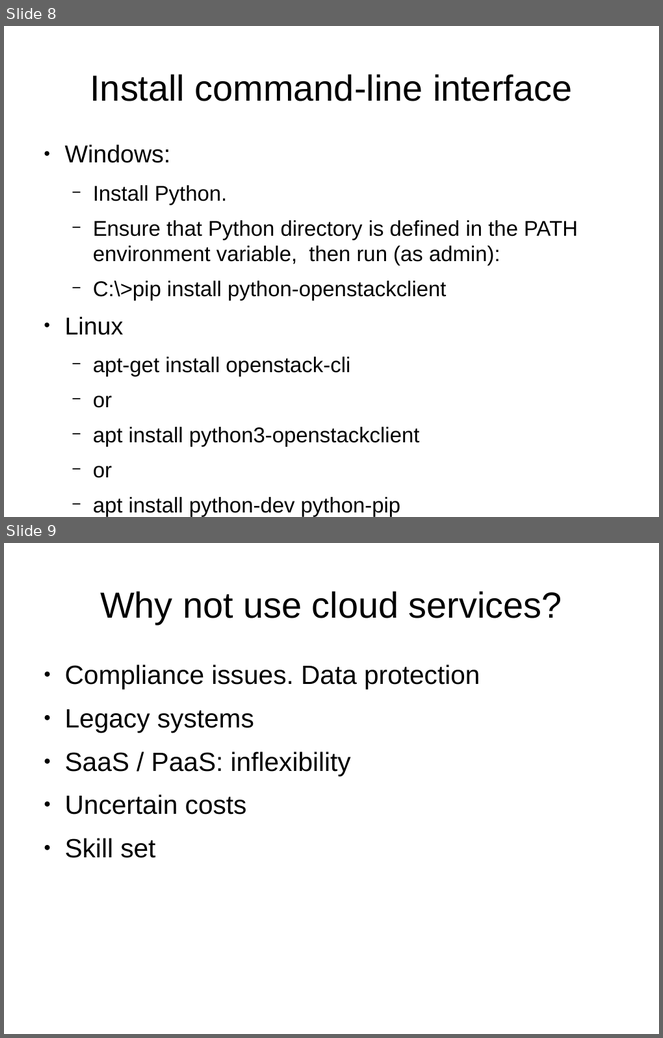
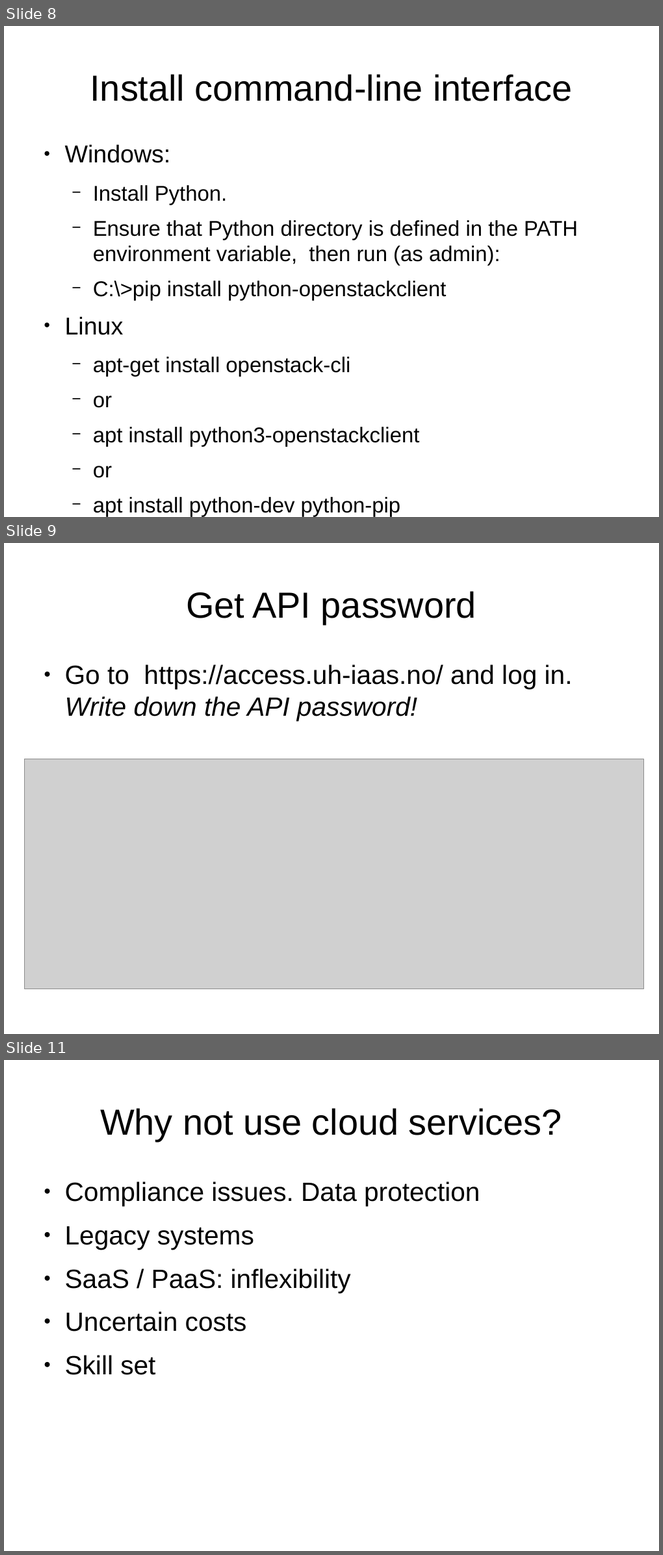
Before and after one commit to arnsteio/UH-IaaS-mini-workshop, a slide deck: UH-sky_IaaS-MiniWorkshop.odp. Shown one above the other, each under a label of ours: slides 8 and 9 before the commit, slides 8, 9 and 11 after it; the slides between them are not shown. The pictures are 663x1038 and 663x1555 pixels, drawn with LibreOffice and Linux fonts; fonts in the diff are those of the drawing; grey boxes stand for pictures. Boxes give left, top, right and bottom in pixels: in the first picture for what was removed or moved away, otherwise in the second. Text is boxed around its words. In the diff, an @@ line names an element or a change of style, - is before the commit and + after.

```diff
--- a/UH-sky_IaaS-MiniWorkshop.odp
+++ b/UH-sky_IaaS-MiniWorkshop.odp
@@ slide 9 added at <box>4,543,659,1034</box>, background #FFFFFF @@
@@ title added at <box>186,591,477,624</box>, 44 pt, text #000000 @@
+Get API password
@@ text added at <box>65,665,573,721</box>, 32 pt, text #000000 @@
+● Go to https://access.uh-iaas.no/ and log in. Write down the API password!
@@ picture added at <box>25,759,644,990</box> @@
@@ what was slide 9 is now slide 11 @@
```
Also in this commit, not shown: 1 other slide added, 1 other file.
